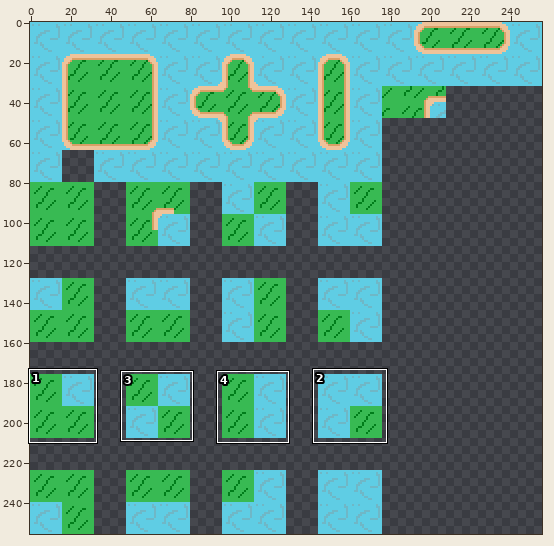
One commit to this pixel-art file: textures/land_tilemap.aseprite. Above, an overview of the earlier version with the close-up marked.
Close-up. The starting point:
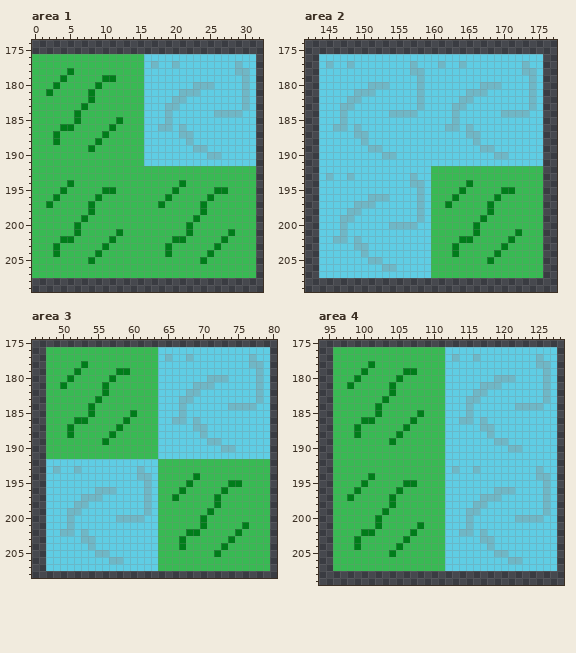
256x256 pixels, 1 frame. Shown: area 1: x 0..32, y 174..209; area 2: x 142..177, y 174..209; area 3: x 46..80, y 175..208; area 4: x 94..128, y 175..209. The commit also changed other parts of the picture, which this record leaves out.
Once edited:
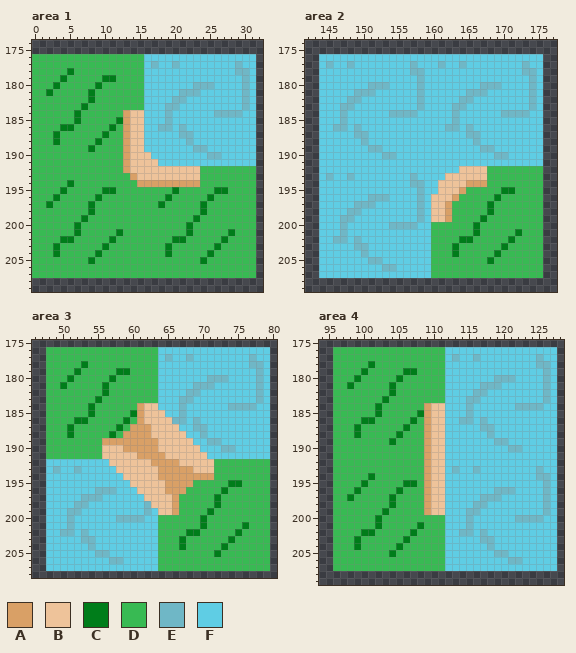
Palette (. is transparent): A #d9a066  B #eec39a  C #007d1a  D #38ba53  E #6fb7c6  F #5fcde4
Difference:
Area 1:
The author changed colour C to colour A in row 194 at x 21.
The author changed colour D to colour A in rows 184 to 192 at x 13; in row 193 at x 14; in row 194 at x 15 to 20 and 22 to 23.
The author changed colour D to colour B in rows 184 to 191 at x 14 to 15; in row 192 at x 14 to 23; in row 193 at x 15 to 23.
The author changed colour F to colour B in row 190 at x 16; in row 191 at x 16 to 17.
Area 2:
The author changed colour C to colour A in row 194 at x 165; in row 195 at x 164; in row 196 at x 163; in row 197 at x 162.
The author changed colour D to colour A in row 194 at x 166 to 167; in rows 198 to 199 at x 162.
The author changed colour D to colour B in row 192 at x 164 to 167; in row 193 at x 162 to 167; in row 194 at x 161 to 164; in row 195 at x 161 to 163; in row 196 at x 160 to 162; in rows 197 to 199 at x 160 to 161.
The author changed colour D to colour F in row 192 at x 160 to 163; in row 193 at x 160 to 161; in rows 194 to 195 at x 160.
Area 3:
The author changed colour C to colour A in row 189 at x 56; in row 194 at x 69; in row 195 at x 68; in row 196 at x 67; in row 197 at x 66.
The author changed colour D to colour A in rows 184 to 186 at x 61; in row 187 at x 60 to 62; in row 188 at x 59 to 62; in row 189 at x 57 to 63; in row 190 at x 59 to 63; in row 191 at x 61 to 63.
The author changed colour D to colour A in row 192 at x 64 to 66; in row 193 at x 64 to 68; in row 194 at x 64 to 68 and 70 to 71; in row 195 at x 65 to 67; in row 196 at x 65 to 66; in rows 198 to 199 at x 66.
The author changed colour F to colour A in row 191 at x 64; in row 192 at x 63.
The author changed colour D to colour B in rows 184 to 186 at x 62 to 63; in rows 187 to 188 at x 63; in row 190 at x 56 to 58; in row 191 at x 56 to 60; in row 192 at x 67 to 71; in row 193 at x 69 to 71.
The author changed colour D to colour B in rows 195 to 196 at x 64; in rows 197 to 199 at x 64 to 65.
The author changed colour E to colour B in row 193 at x 61; in row 194 at x 61 to 62; in rows 195 to 197 at x 62.
The author changed colour F to colour B in row 185 at x 64; in row 186 at x 64 to 65; in row 187 at x 64 to 66; in row 188 at x 64 to 67; in row 189 at x 64 to 68; in row 190 at x 64 to 69.
The author changed colour F to colour B in row 191 at x 65 to 70; in row 192 at x 57 to 62; in row 193 at x 58 to 60 and 62 to 63; in row 194 at x 59 to 60 and 63; in row 195 at x 60 to 61 and 63; in row 196 at x 61 and 63.
The author changed colour F to colour B in rows 197 to 198 at x 63.
Area 4:
The author changed colour D to colour A in rows 184 to 199 at x 109.
The author changed colour D to colour B in rows 184 to 199 at x 110 to 111.
Boxes around the changes in both close-ups, in picture pixels (x1, y1, x2, y2):
changed: (123, 110, 200, 187)
changed: (431, 166, 487, 222)
changed: (102, 403, 214, 515)
changed: (424, 403, 445, 515)
